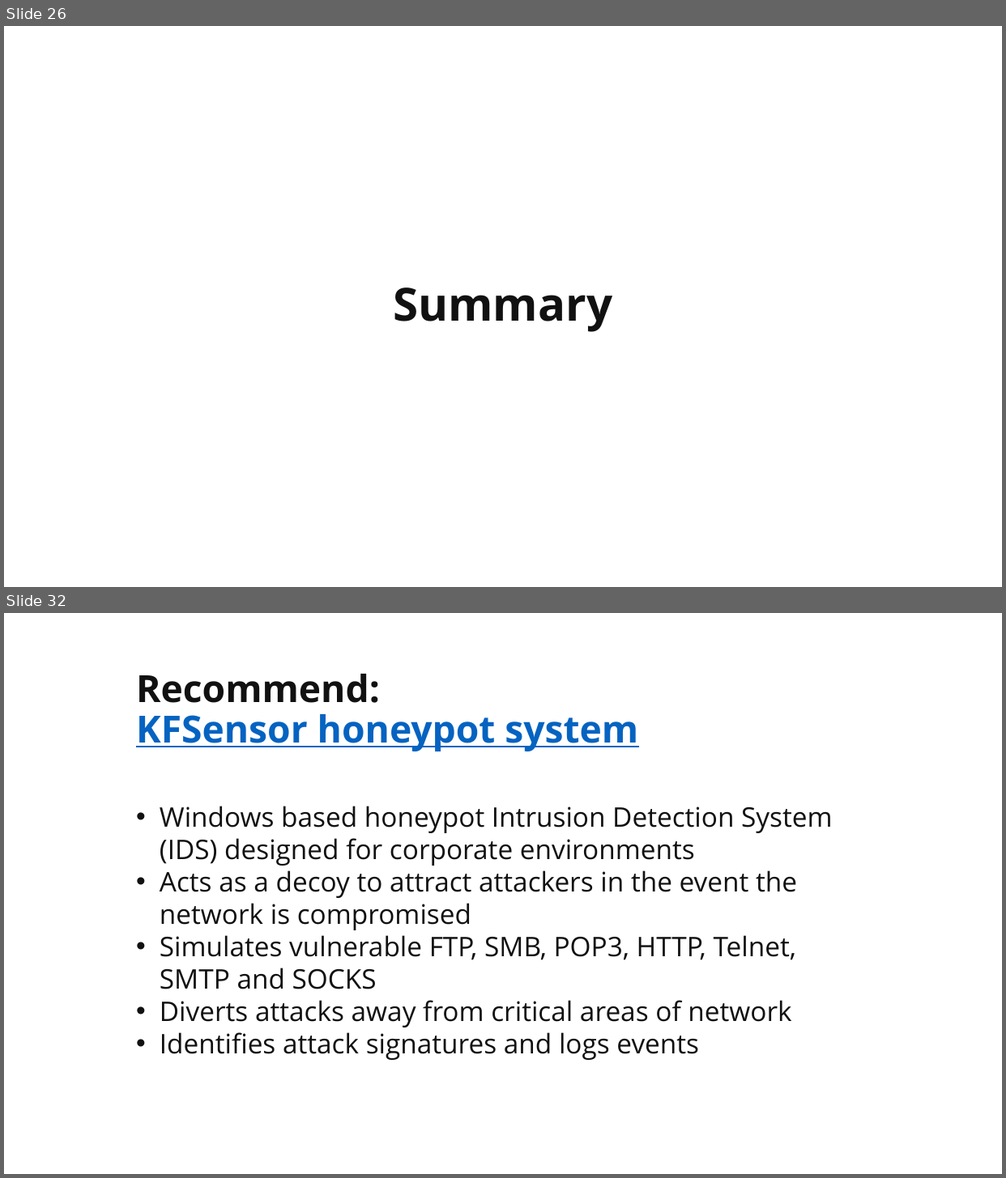
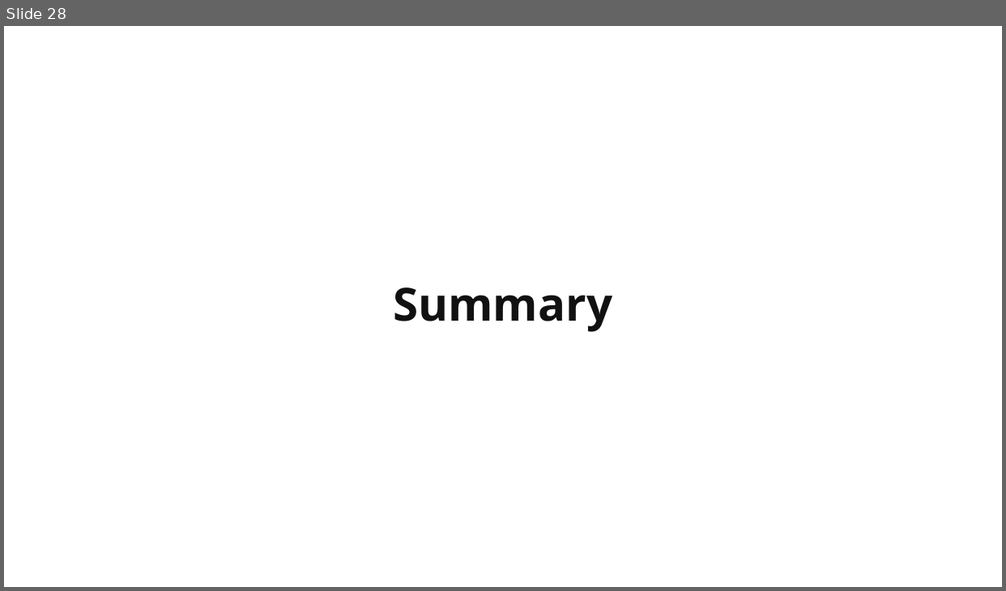
Before and after one commit to martymcflywa/ecu, a slide deck: year_1/sem_2/CSI1101_computer_security/0b_assignment_2_[22MAY15_0900]/dev/CSI1101_PONCE_A2_v03.pptx. Shown one above the other, each under a label of ours: slides 26 and 32 before the commit, slide 28 after it; the slides between them are not shown. The pictures are 1006x1178 and 1006x591 pixels, drawn with LibreOffice and Linux fonts; fonts in the diff are those of the drawing. Boxes give left, top, right and bottom in pixels: in the first picture for what was removed or moved away, otherwise in the second. Text is boxed around its words. In the diff, an @@ line names an element or a change of style, - is before the commit and + after.

```diff
--- a/year_1/sem_2/CSI1101_computer_security/0b_assignment_2_[22MAY15_0900]/dev/CSI1101_PONCE_A2_v03.pptx
+++ b/year_1/sem_2/CSI1101_computer_security/0b_assignment_2_[22MAY15_0900]/dev/CSI1101_PONCE_A2_v03.pptx
@@ slide 32 removed at (x1=4, y1=613, x2=1002, y2=1174), background #FFFFFF @@
@@ title removed at (x1=136, y1=674, x2=638, y2=752) @@
-Recommend:
-KFSensor honeypot system
@@ text removed at (x1=160, y1=806, x2=833, y2=1060) @@
-• Windows based honeypot Intrusion Detection System (IDS) designed for corporate environments
-• Acts as a decoy to attract attackers in the event the network is compromised
-• Simulates vulnerable FTP, SMB, POP3, HTTP, Telnet, SMTP and SOCKS
-• Diverts attacks away from critical areas of network
-• Identifies attack signatures and logs events
@@ what was slide 26 is now slide 28 @@
```
Also in this commit, not shown: 5 slides changed, 5 slides added, 4 other slides removed, 2 other files.
